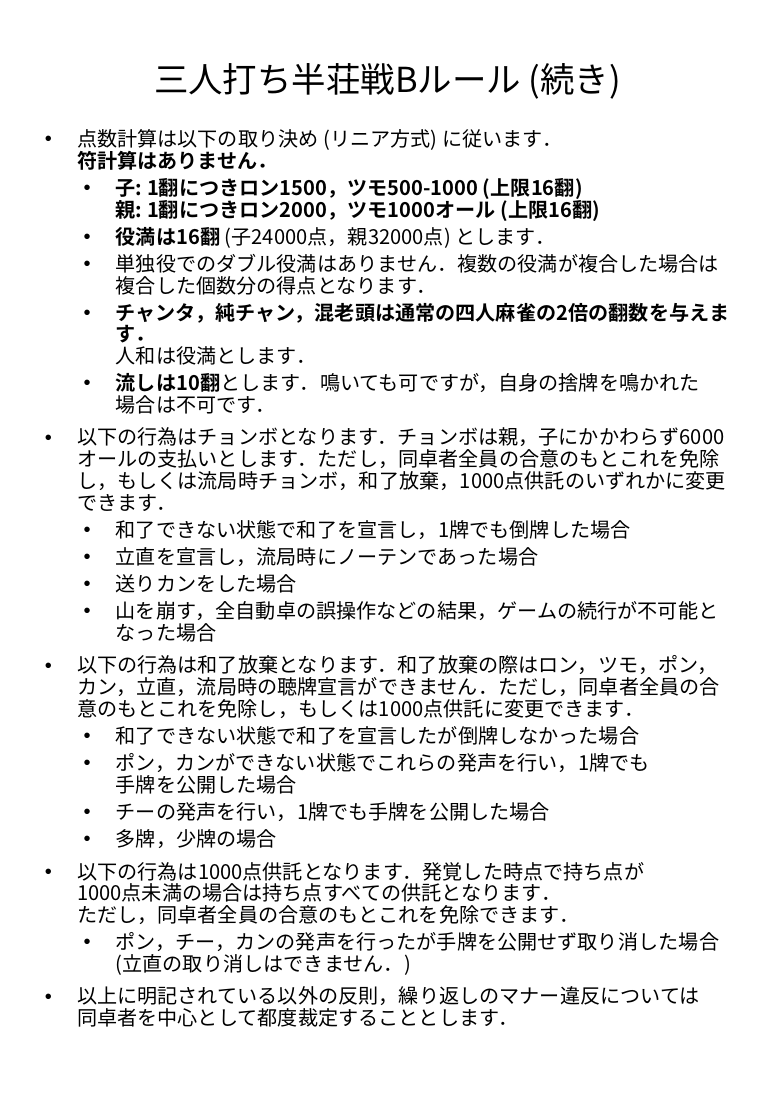
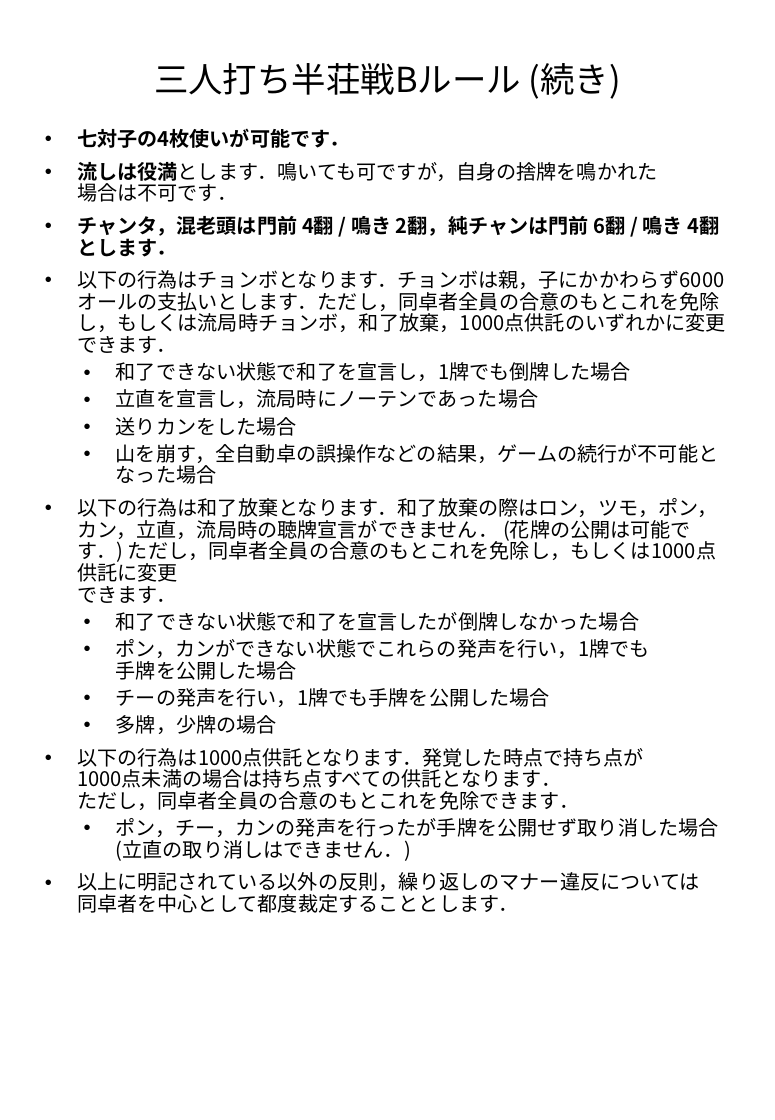
Before and after one commit to nkhrlab/neko-house, a slide deck: slide 9 of rules.pptx. Drawn at 775x1120 pixels with LibreOffice and Linux fonts; fonts in the diff are those of the drawing. Boxes give left, top, right and bottom in pixels: in the first picture for what was removed or moved away, otherwise in the second. Text is boxed around its words. In the diff, an @@ line names an element or a change of style, - is before the commit and + after.

Commit message:
ルール変更

```diff
--- a/rules.pptx
+++ b/rules.pptx
@@ subtitle at (77,128,726,353): text changed @@
-• 点数計算は以下の取り決め (リニア方式) に従います．
-  符計算はありません．
-  • 子: 1翻につきロン1500，ツモ500-1000 (上限16翻)
-    親: 1翻につきロン2000，ツモ1000オール (上限16翻)
-  • 役満は16翻 (子24000点，親32000点) とします．
-  • 単独役でのダブル役満はありません．複数の役満が複合した場合は
-    複合した個数分の得点となります．
-  • チャンタ，純チャン，混老頭は通常の四人麻雀の2倍の翻数を与えます．
-    人和は役満とします．
-  • 流しは10翻とします．鳴いても可ですが，自身の捨牌を鳴かれた
-    場合は不可です．
-• 以下の行為はチョンボとなります．チョンボは親，子にかかわらず6000オールの支払いとします．ただし，同卓者全員の合意のもとこれを免除し，もしくは流局時チョンボ，和了放棄，1000点供託のいずれかに変更できます．
+• 七対子の4枚使いが可能です．
+• 流しは役満とします．鳴いても可ですが，自身の捨牌を鳴かれた
+  場合は不可です．
+• チャンタ，混老頭は門前 4翻 / 鳴き 2翻，純チャンは門前 6翻 / 鳴き 4翻とします．
+• 以下の行為はチョンボとなります．チョンボは親，子にかかわらず6000オールの支払いとします．ただし，同卓者全員の合意のもとこれを免除し，もしくは流局時チョンボ，和了放棄，1000点供託のいずれかに変更
+  できます．
@@ subtitle at (77,498,718,603): text changed @@
-• 以下の行為は和了放棄となります．和了放棄の際はロン，ツモ，ポン，カン，立直，流局時の聴牌宣言ができません．ただし，同卓者全員の合意のもとこれを免除し，もしくは1000点供託に変更できます．
+• 以下の行為は和了放棄となります．和了放棄の際はロン，ツモ，ポン，カン，立直，流局時の聴牌宣言ができません． (花牌の公開は可能です．) ただし，同卓者全員の合意のもとこれを免除し，もしくは1000点供託に変更
+  できます．
```
Also in this commit, not shown: 12 other slides changed, 2 other files.
